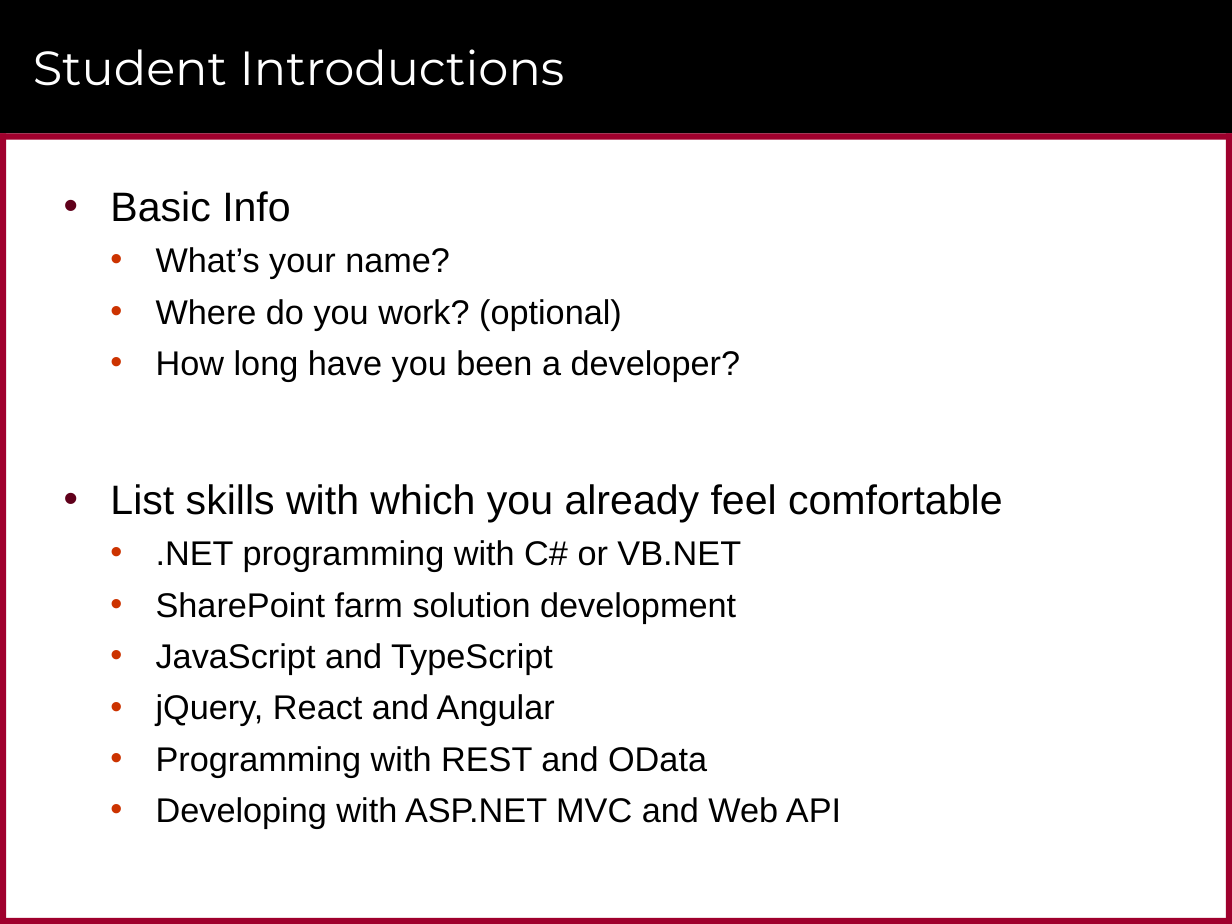
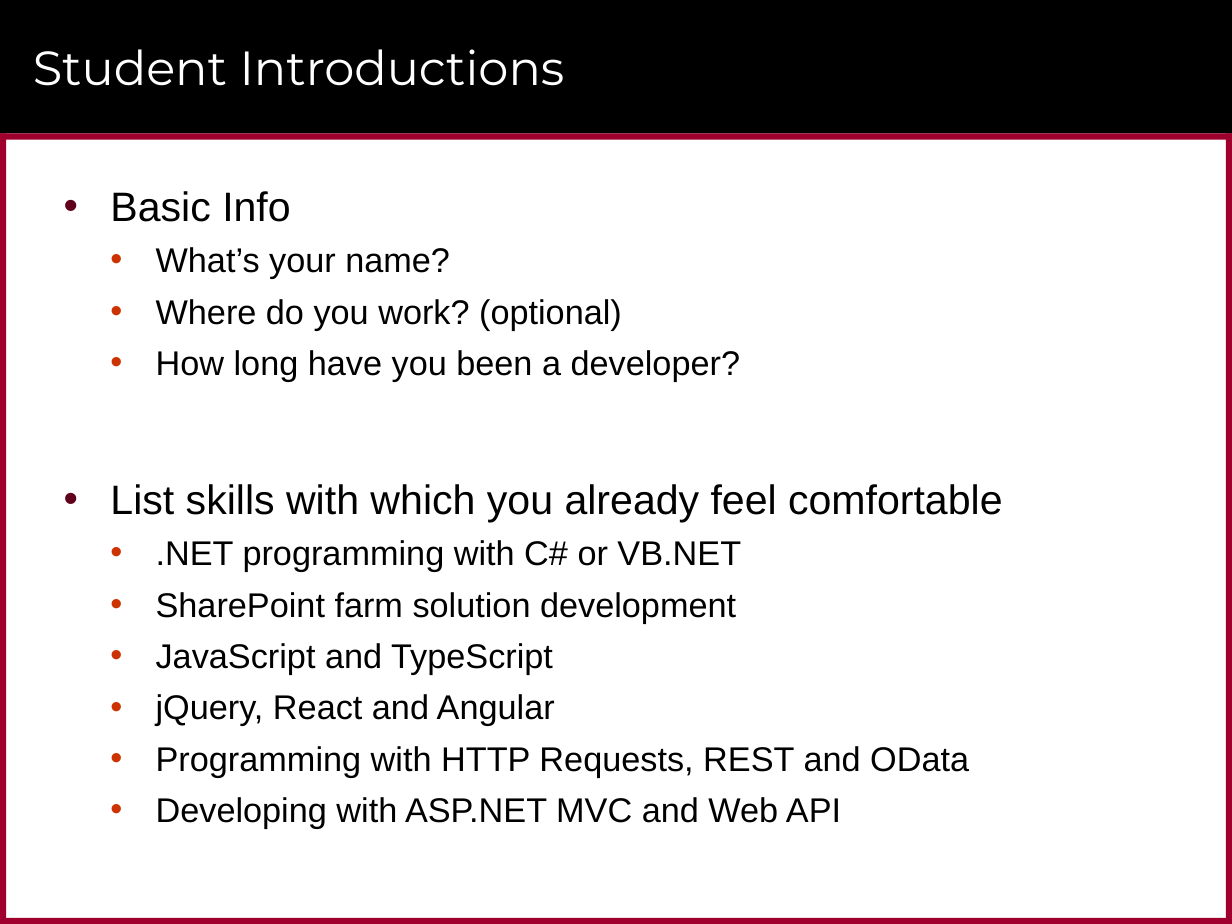
Before and after one commit to CriticalPathTraining/MSD365_Courseware, a slide deck: slide 2 of 01 GettingStarted.pptx. Drawn at 1232x924 pixels with LibreOffice and Linux fonts; fonts in the diff are those of the drawing; background and template pictures are left out. Boxes give left, top, right and bottom in pixels: in the first picture for what was removed or moved away, otherwise in the second. Text is boxed around its words. In the diff, an @@ line names an element or a change of style, - is before the commit and + after.

```diff
--- a/01 GettingStarted.pptx
+++ b/01 GettingStarted.pptx
@@ text at box(156, 746, 969, 777): text changed @@
-  • Programming with REST and OData
+  • Programming with HTTP Requests, REST and OData
```
Also in this commit, not shown: 1 other slide changed, 5 other files.
